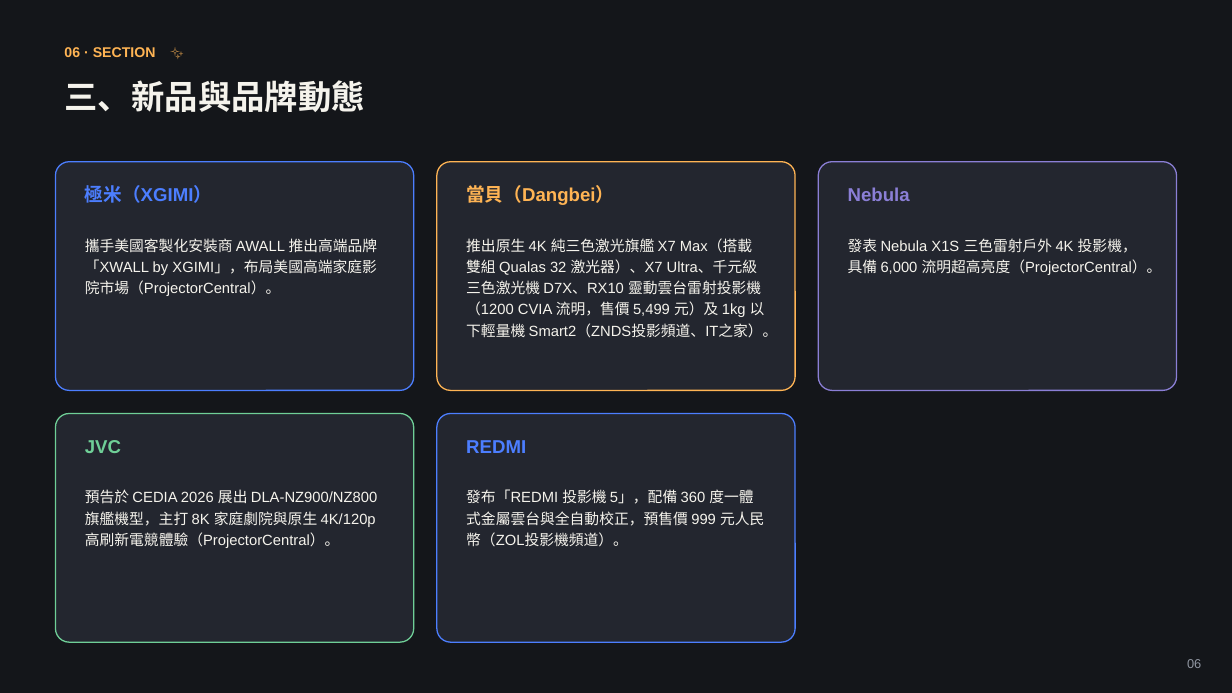
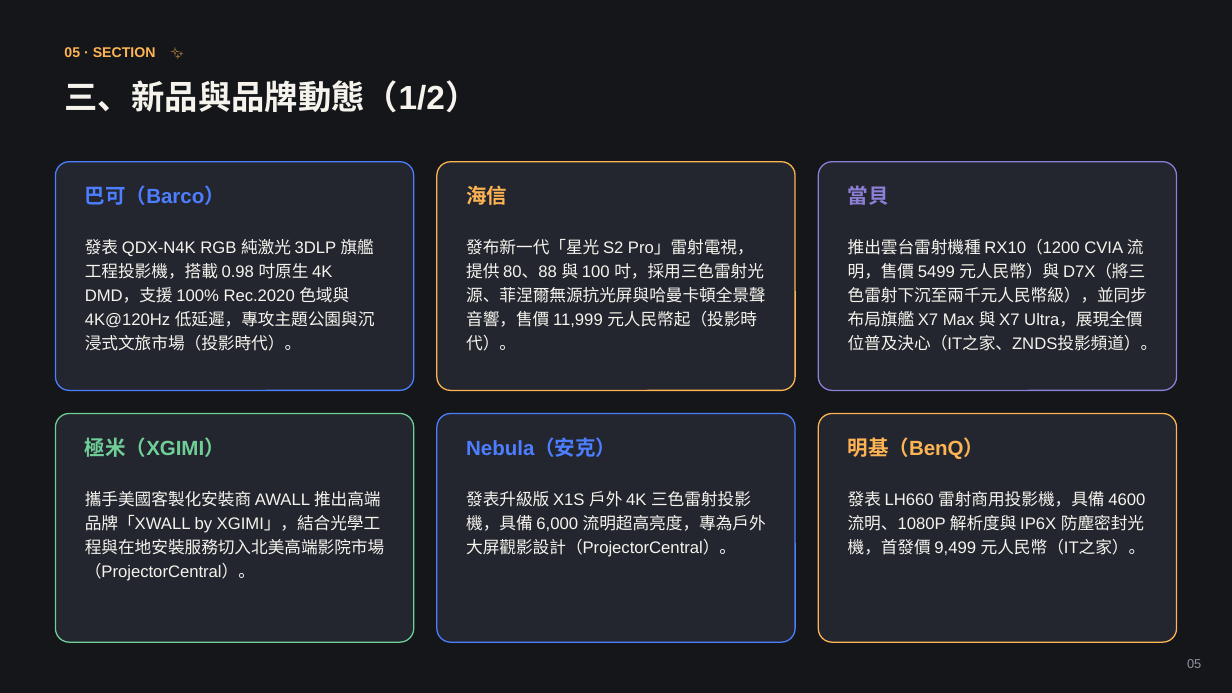
Before and after one commit to coffee30233-gif/Project-Insight, a slide deck: slide 5 of data/reports/2026-08.pptx (slide 6 before the commit). Drawn at 1232x693 pixels with LibreOffice and Linux fonts; fonts in the diff are those of the drawing. Boxes give left, top, right and bottom in pixels: in the first picture for what was removed or moved away, otherwise in the second. Text is boxed around its words. In the diff, an @@ line names an element or a change of style, - is before the commit and + after.

```diff
--- a/data/reports/2026-08.pptx
+++ b/data/reports/2026-08.pptx
@@ text at <box>64,47,156,57</box>: text changed @@
-06 · SECTION ✨
+05 · SECTION ✨
@@ text at <box>64,80,478,112</box>: text changed @@
-三、新品與品牌動態
+三、新品與品牌動態（1/2）
@@ text at <box>85,185,225,205</box>: text changed; size 14.5 to 16 pt @@
-極米（XGIMI）
+巴可（Barco）
@@ text at <box>466,185,507,205</box>: text changed; size 14.5 to 16 pt @@
-當貝（Dangbei）
+海信
@@ text at <box>848,185,889,205</box>: text changed; size 14.5 to 16 pt @@
-Nebula
+當貝
@@ text at <box>85,239,375,351</box>: text changed; size 11.5 to 13 pt @@
-攜手美國客製化安裝商 AWALL 推出高端品牌「XWALL by XGIMI」，布局美國高端家庭影院市場（ProjectorCentral）。
+發表 QDX-N4K RGB 純激光 3DLP 旗艦工程投影機，搭載 0.98 吋原生 4K DMD，支援 100% Rec.2020 色域與 4K@120Hz 低延遲，專攻主題公園與沉浸式文旅市場（投影時代）。
@@ text at <box>466,239,765,351</box>: text changed; size 11.5 to 13 pt @@
-推出原生 4K 純三色激光旗艦 X7 Max（搭載雙組 Qualas 32 激光器）、X7 Ultra、千元級三色激光機 D7X、RX10 靈動雲台雷射投影機（1200 CVIA 流明，售價 5,499 元）及 1kg 以下輕量機 Smart2（ZNDS投影頻道、IT之家）。
+發布新一代「星光 S2 Pro」雷射電視，提供 80、88 與 100 吋，採用三色雷射光源、菲涅爾無源抗光屏與哈曼卡頓全景聲音響，售價 11,999 元人民幣起（投影時代）。
@@ text at <box>848,239,1158,351</box>: text changed; size 11.5 to 13 pt @@
-發表 Nebula X1S 三色雷射戶外 4K 投影機，具備 6,000 流明超高亮度（ProjectorCentral）。
+推出雲台雷射機種 RX10（1200 CVIA 流明，售價 5499 元人民幣）與 D7X（將三色雷射下沉至兩千元人民幣級），並同步布局旗艦 X7 Max 與 X7 Ultra，展現全價位普及決心（IT之家、ZNDS投影頻道）。
@@ rounded rectangle added at <box>819,413,1177,642</box>, fill #23262F, outline #FFB454 1 pt @@
@@ text at <box>85,437,225,457</box>: text changed; size 14.5 to 16 pt @@
-JVC
+極米（XGIMI）
@@ text at <box>466,439,616,457</box>: text changed; size 14.5 to 16 pt @@
-REDMI
+Nebula（安克）
@@ text added at <box>848,437,985,459</box>, 16 pt, text #FFB454, bold @@
+明基（BenQ）
@@ text at <box>85,491,384,581</box>: text changed; size 11.5 to 13 pt @@
-預告於 CEDIA 2026 展出 DLA-NZ900/NZ800 旗艦機型，主打 8K 家庭劇院與原生 4K/120p 高刷新電競體驗（ProjectorCentral）。
+攜手美國客製化安裝商 AWALL 推出高端品牌「XWALL by XGIMI」，結合光學工程與在地安裝服務切入北美高端影院市場（ProjectorCentral）。
@@ text at <box>466,491,766,557</box>: text changed; size 11.5 to 13 pt @@
-發布「REDMI 投影機 5」，配備 360 度一體式金屬雲台與全自動校正，預售價 999 元人民幣（ZOL投影機頻道）。
+發表升級版 X1S 戶外 4K 三色雷射投影機，具備 6,000 流明超高亮度，專為戶外大屏觀影設計（ProjectorCentral）。
@@ text added at <box>848,491,1146,555</box>, 13 pt, text #F5F3EC @@
+發表 LH660 雷射商用投影機，具備 4600 流明、1080P 解析度與 IP6X 防塵密封光機，首發價 9,499 元人民幣（IT之家）。
```
Also in this commit, not shown: 5 other slides changed, 4 slides added, 34 slides removed, 4 other files.
